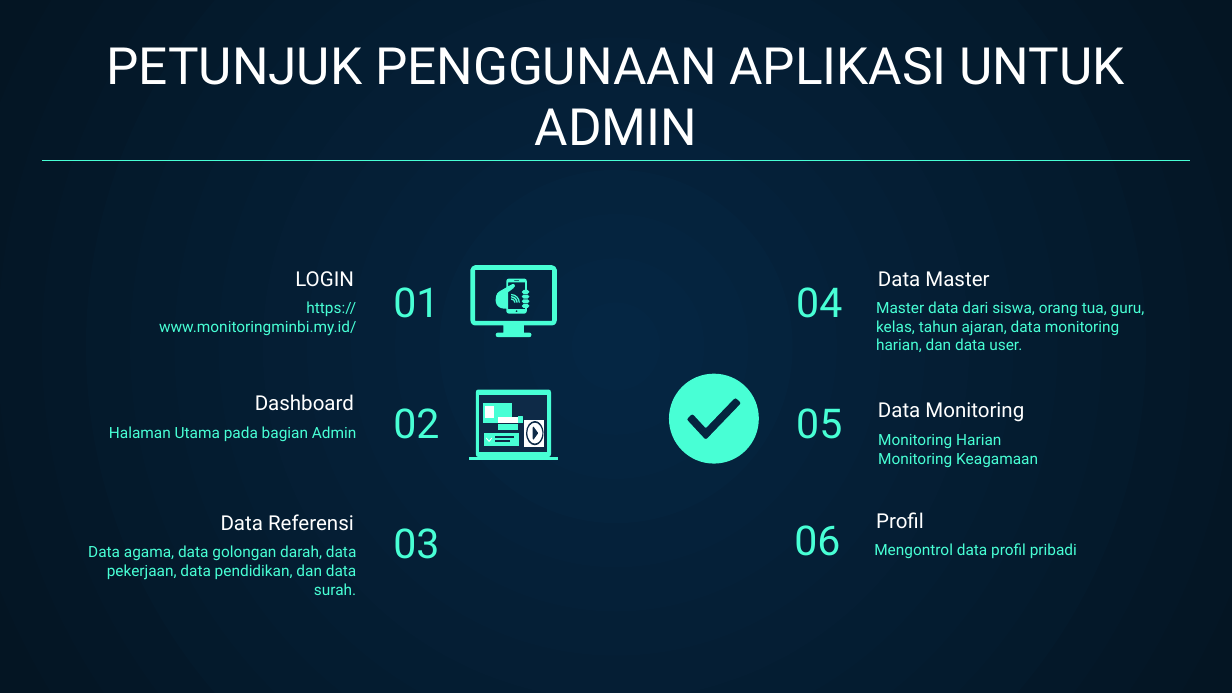
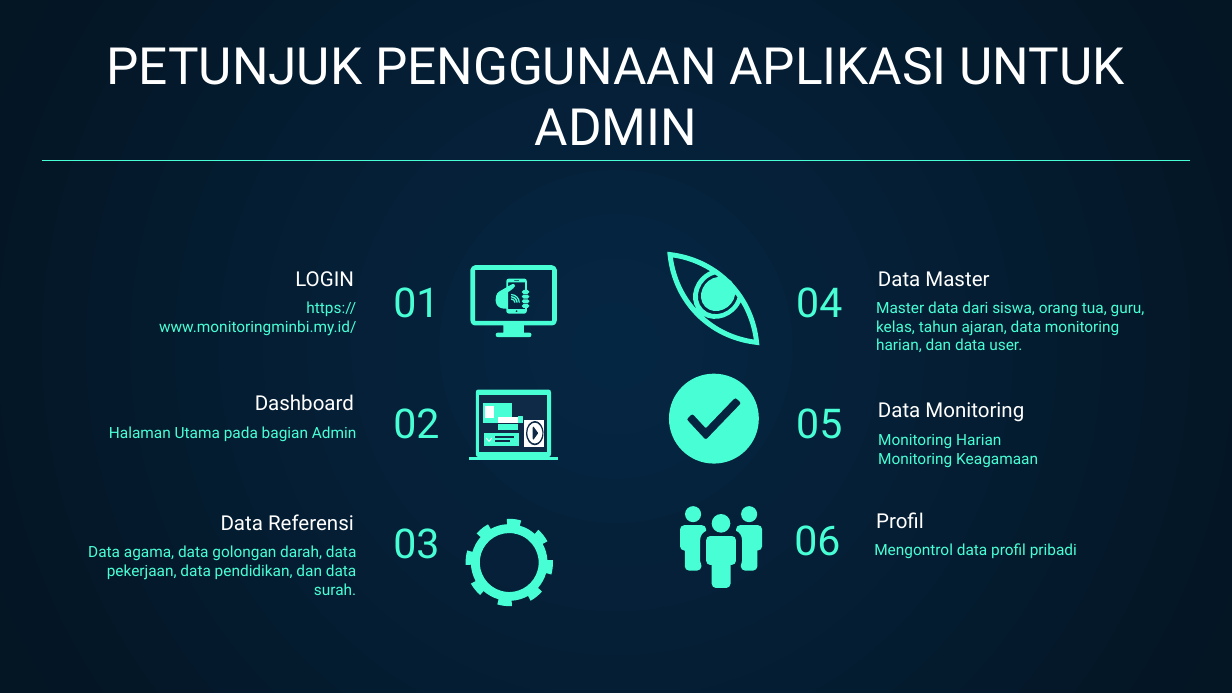
Before and after one commit to faulhaq/app-monitoring, a slide deck: slide 2 of Laporan/PPT/PPT Penggunaan Aplikasi Admin.pptx. Drawn at 1232x693 pixels with LibreOffice and Linux fonts; fonts in the diff are those of the drawing. Boxes give left, top, right and bottom in pixels: in the first picture for what was removed or moved away, otherwise in the second. Text is boxed around its words. In the diff, an @@ line names an element or a change of style, - is before the commit and + after.

Commit message:
update database dan PPT Admin guru ortu

```diff
--- a/Laporan/PPT/PPT Penggunaan Aplikasi Admin.pptx
+++ b/Laporan/PPT/PPT Penggunaan Aplikasi Admin.pptx
@@ freeform shape added at (650,234,778,362), fill #48FFD5 @@
@@ freeform shape added at (466,519,553,606), fill #48FFD5 @@
@@ group added at (680,506,763,588): 6 freeform shapes @@
```
Also in this commit, not shown: 4 other slides changed, 2 slides added, 16 slides removed, 12 other files.
